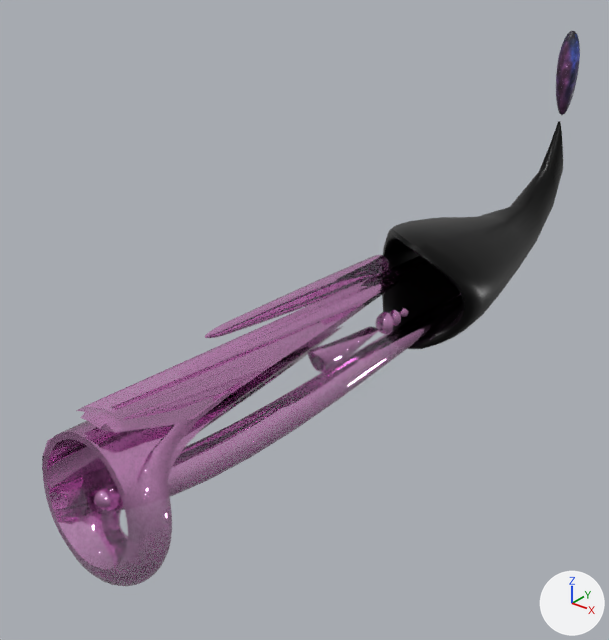
One commit to the glTF model docs/isthisheaven.glb: the scene before it, then after it.
One viewpoint serves both versions: a 50 mm camera at (7.21, -4.02, 8.21) aimed at (-0.46, 5.57, 2.26). Lighting does not change. The marker at lower right points along +X, +Y and +Z. Where no turn or scale is listed for an object, it has been applied to the vertices. Vertices at the same position are counted once.

Objects in the first picture: 'body', 'tail.001', 'torus_1', 'torus_2'.
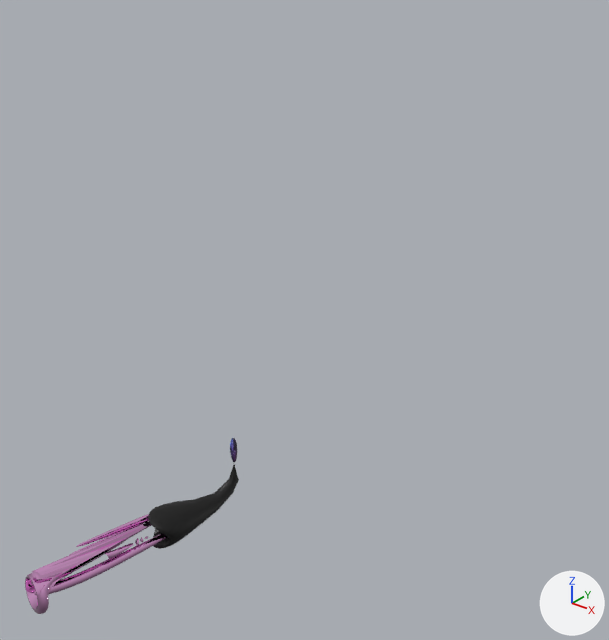
Commit message: update isthisheaven

Pixel boxes [x1, y1, x2, y2] of what changed, in the pictures (609 x 640 px):
'torus_2', deleted
    before: [42, 255, 429, 586]
'body', reshaped, moved, turned
    before: [382, 121, 563, 349]
    after: [148, 465, 239, 549]
'torus_1', deleted
    before: [94, 292, 463, 511]
'torus', added (pink)
    after: [25, 514, 168, 614]
'tail.001', deleted
    before: [556, 31, 580, 115]
'blob', added
    after: [230, 438, 237, 462]
part 1 of me_mesh_023, deleted (black)
    before: [382, 121, 563, 349]
part 2 of me_mesh_023, added (black)
    after: [148, 465, 239, 549]

The edits, one by one:
Picture 'Image_0' (img_image_0) is new.
Material 'Mat.5' (mat_mat_5) is new.
Its base color is (0.0, 0.0, 0.0) (black #000000).
Material 'Mat.1' (mat_mat_1) is new.
Its base color is (0.96, 0.48, 0.88) (pink #fab8f1).
Its metallic is 1.0.
Its roughness is 0.0.
Material 'Mat.6' (mat_mat_6) is new.
Its texture is img_image_0.
me_mesh_023 is used by ob_body; location (0.0, 0.0, 0.0).
me_mesh_023 had 648 vertices, 1296 faces and spanned x -1.03..1.19, y 7.45..13.43, z 1.03..4.24.
me_mesh_023 no longer uses material mat_mat_011 (black #000000).
me_mesh_023 now has 648 vertices, 1296 faces and spans x -0.26..0.27, y -0.26..0.5, z -1.1..0.34.
me_mesh_023 part 1: 648 vertices removed from x -1.03..1.19, y 7.45..13.43, z 1.03..4.24.
me_mesh_023 part 2: 648 vertices added at x -0.26..0.27, y -0.26..0.5, z -1.1..0.34.
me_mesh_023 now uses material mat_mat_5 (black #000000).
Mesh me_mesh_8 is new.
It has 4020 vertices, 8016 faces and spans x -0.52..0.22, y -1.19..1.21, z -0.32..0.21.
It uses material mat_mat_1 (pink #fab8f1).
Mesh me_mesh_0 is new.
It has 266 vertices, 528 faces and spans x -0.051..0.051, y -0.049..0.049, z -0.293..0.111.
It uses material mat_mat_6 (picture img_image_0).
Object 'body' (ob_body) moves from (0.0, 0.0, 0.0) to (0.156, 1.908, 0.807).
Object 'body' (ob_body) turns from (0, 0, 0) to (91, 0.5, -13) degrees about x, y and z.
Object 'torus_1' (ob_torus_1) is deleted.
Object 'torus_2' (ob_torus_2) is deleted.
Object 'tail.001' (ob_tail_001) is deleted.
Object 'torus' (ob_torus) is new; it shows me_mesh_8.
Its location is (0.08, 1.1, 0.84).
Object 'blob' (ob_blob) is new; it shows me_mesh_0.
Its location is (0.41, 2.92, 1.63).
